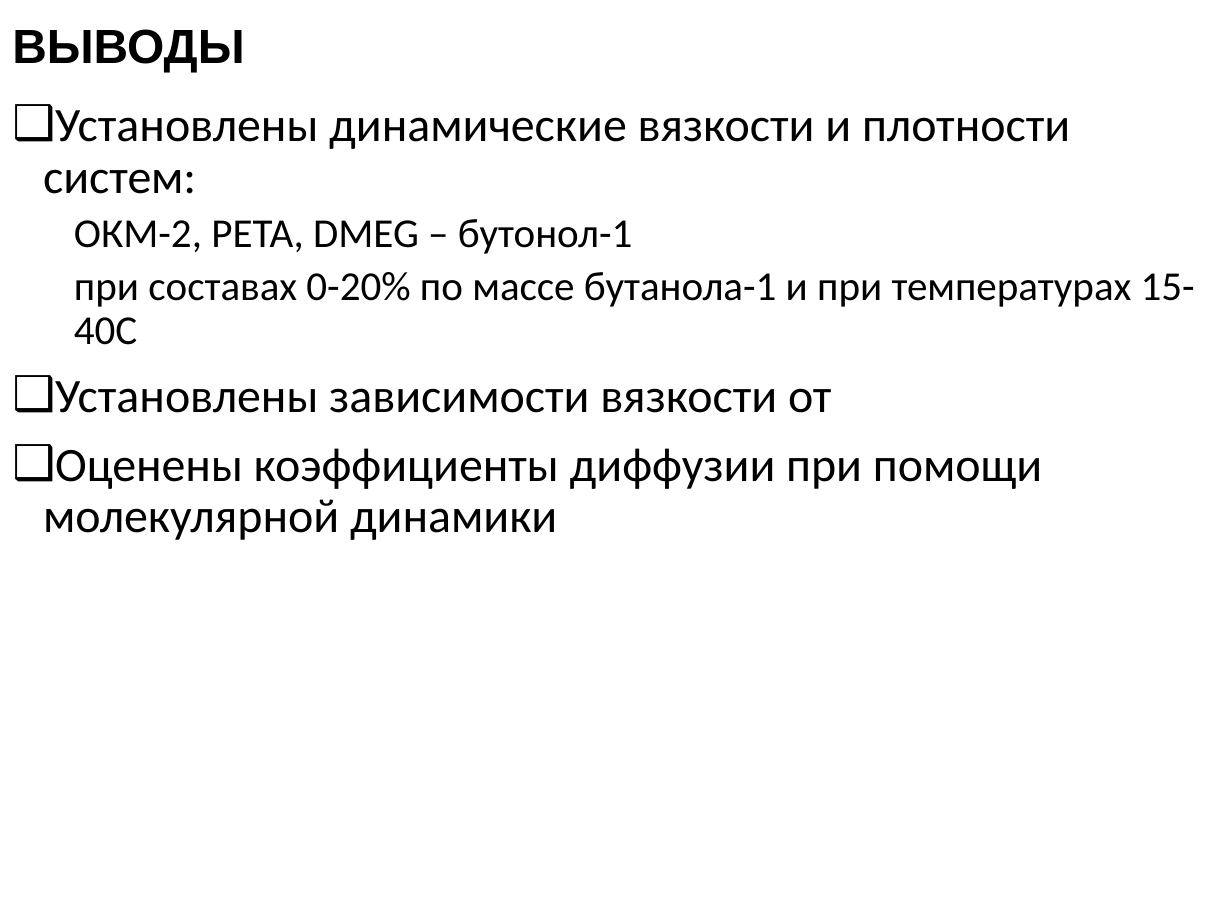
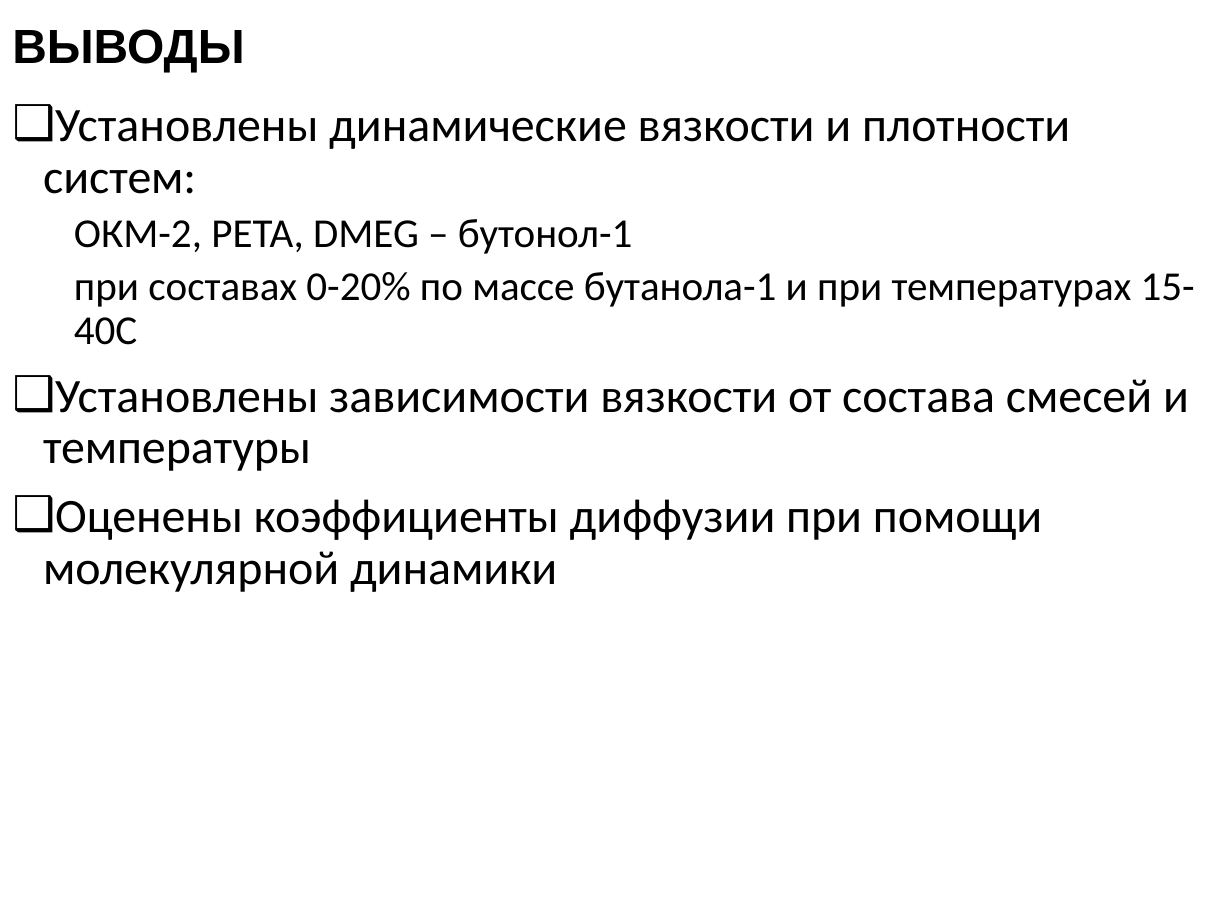
Before and after one commit to EnglishBeach/Diplom-work, a slide deck: slide 10 of Статья/Презентация.pptx. Drawn at 1232x924 pixels with LibreOffice and Linux fonts; fonts in the diff are those of the drawing. Boxes give left, top, right and bottom in pixels: in the first picture for what was removed or moved away, otherwise in the second. Text is boxed around its words. In the diff, an @@ line names an element or a change of style, - is before the commit and + after.

```diff
--- a/Статья/Презентация.pptx
+++ b/Статья/Презентация.pptx
@@ text at bbox=[43, 379, 1189, 471]: text changed @@
-❑ Установлены зависимости вязкости от
+❑ Установлены зависимости вязкости от состава смесей и температуры
```
Also in this commit, not shown: 5 other slides changed, 2 other files.
